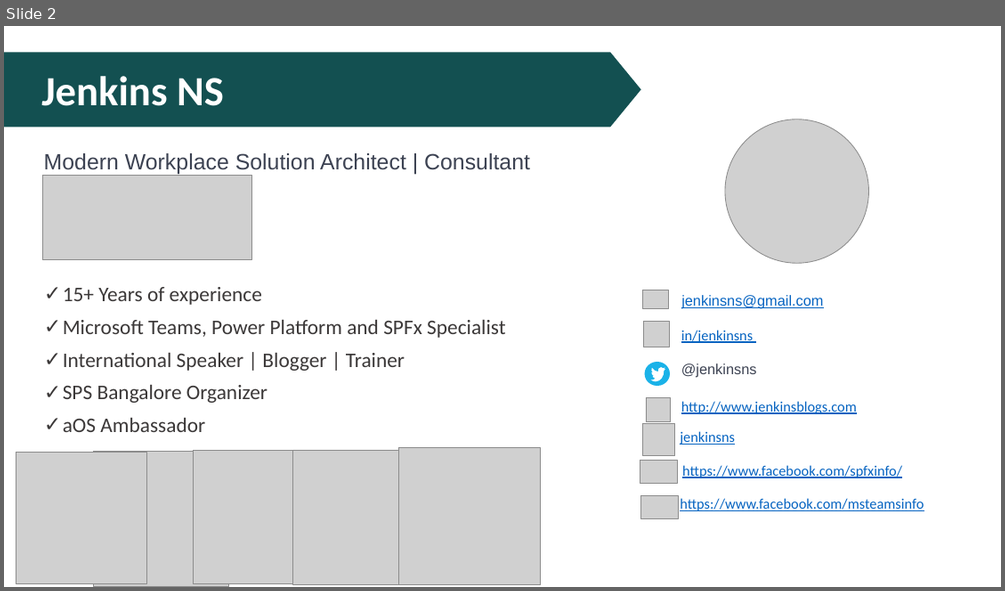
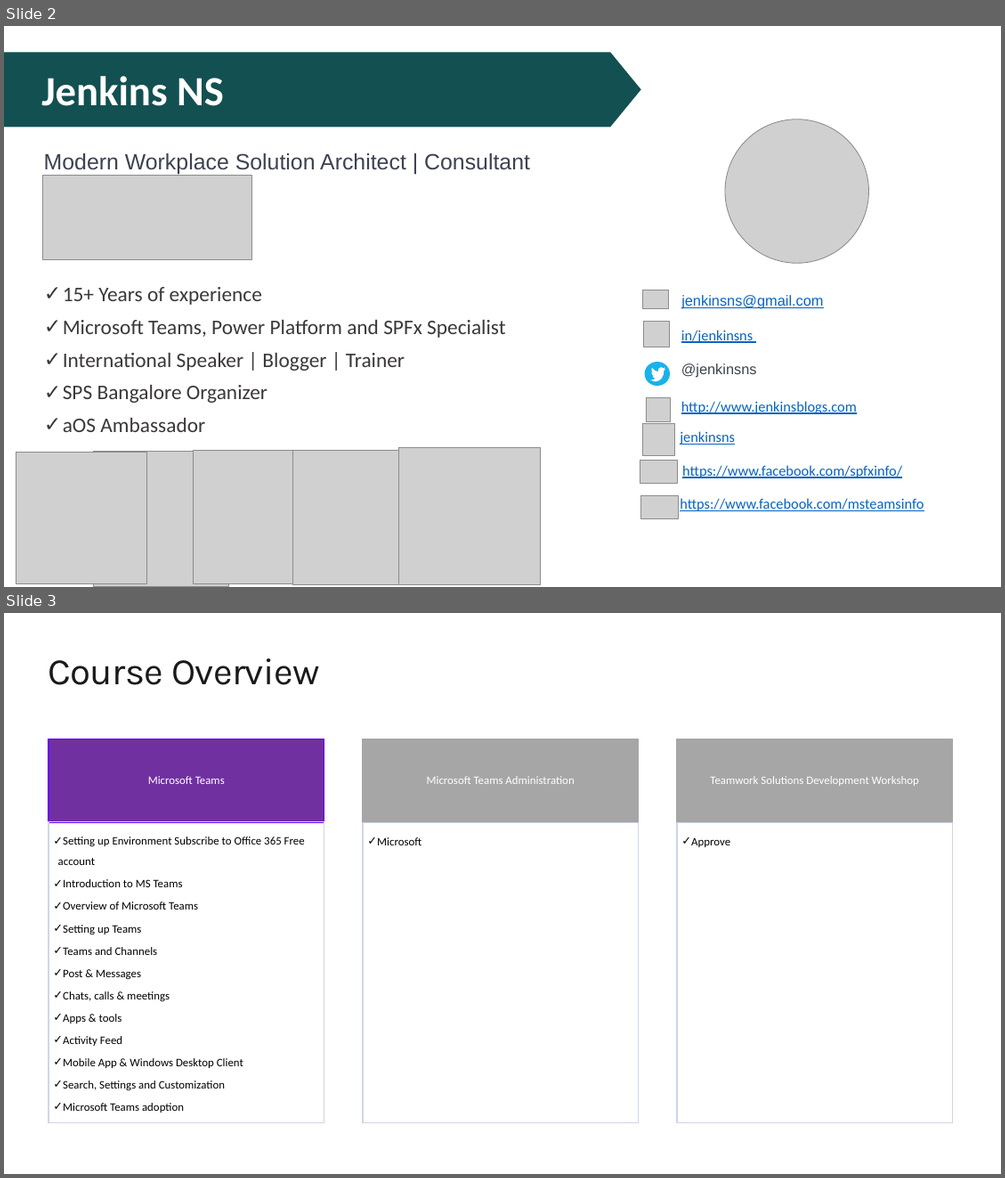
Before and after one commit to JPOWER4/MicrosoftTeams, a slide deck: MicrosoftTeams.pptx. Shown one above the other, each under a label of ours: slide 2 before the commit, slides 2 and 3 after it. The pictures are 1005x591 and 1005x1178 pixels, drawn with LibreOffice and Linux fonts; fonts in the diff are those of the drawing; grey boxes stand for pictures. Boxes give left, top, right and bottom in pixels: in the first picture for what was removed or moved away, otherwise in the second. Text is boxed around its words. In the diff, an @@ line names an element or a change of style, - is before the commit and + after.

```diff
--- a/MicrosoftTeams.pptx
+++ b/MicrosoftTeams.pptx
@@ slide 3 added at bbox=[4, 613, 1001, 1174], background #FFFFFF @@
@@ title added at bbox=[48, 658, 319, 685], 36 pt, text #1A1A1A @@
+Course Overview
@@ freeform shape added at bbox=[48, 739, 324, 822], fill #7030A0, outline #6600FF 1 pt, 11 pt, text #FFFFFF @@
+Microsoft Teams
@@ freeform shape added at bbox=[363, 739, 639, 822], fill #A6A6A6, outline #A6A6A6 1 pt, 11 pt, text #FFFFFF @@
+Microsoft Teams Administration
@@ freeform shape added at bbox=[677, 739, 953, 822], fill #A6A6A6, outline #A6A6A6 1 pt, 11 pt, text #FFFFFF @@
+Teamwork Solutions Development Workshop
@@ freeform shape added at bbox=[48, 822, 324, 1123], outline #CFD5EA 1 pt, 11 pt, text #000000 @@
+  ✓ Setting up Environment Subscribe to Office 365 Free account
+  ✓ Introduction to MS Teams
+  ✓ Overview of Microsoft Teams
+  ✓ Setting up Teams
+  ✓ Teams and Channels
+  ✓ Post & Messages
+  ✓ Chats, calls & meetings
+  ✓ Apps & tools
+  ✓ Activity Feed
+  ✓ Mobile App & Windows Desktop Client
+  ✓ Search, Settings and Customization
+  ✓ Microsoft Teams adoption
@@ freeform shape added at bbox=[363, 822, 639, 1123], outline #CFD5EA 1 pt, 11 pt, text #000000 @@
+  ✓ Microsoft
@@ freeform shape added at bbox=[677, 822, 953, 1123], outline #CFD5EA 1 pt, 11 pt, text #000000 @@
+  ✓ Approve
```
Also in this commit, not shown: 1 slide removed, 7 other files.
